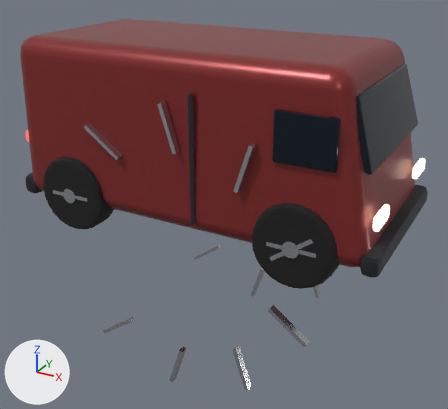
An edit to the glTF model SeatAtTheTable/public/assets/world/vehicles/van.glb, drawn before and after from the same camera.
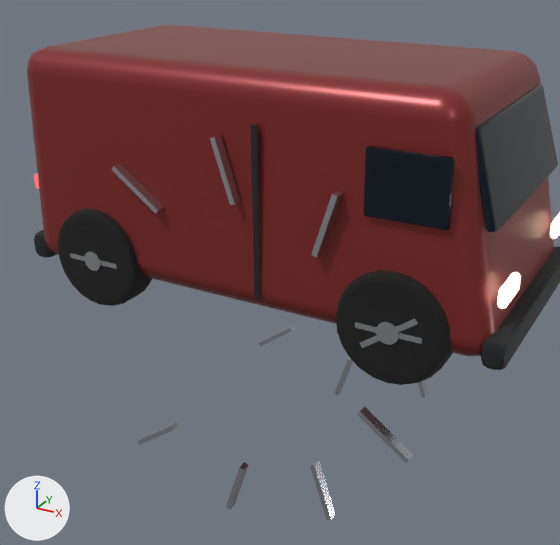
The first picture shows the older version from a 50 mm lens placed at (26.9, -48.4, 25.8), pointed at (0.2, 0.0, 1.6). The close-ups show the older and then the newer version on the part from 0% to 94% of the width and 0% to 100% of the height of that picture. Only the edits that show in the close-ups are written down. The axes (+X, +Y, +Z) are drawn at lower left. The lights are the same throughout. Where no turn or scale is listed for an object, it has been applied to the vertices. Vertices at exactly the same position are counted once.

Before the edit, the objects in view are built like this:
```python
me_body = bpy.data.meshes.new('body')
me_body.from_pydata(...)  # 96 vertices, 188 faces; spans x -16.8..16.8, y -8.5..8.5, z -7.5..7.5
me_body.materials.append(mat_paint)  # red #8a2f2f
me_cylinder_001 = bpy.data.meshes.new('Cylinder.001')
me_cylinder_001.from_pydata(...)  # 68 vertices, 112 faces; spans x -10.8..10.8, y -0.4..0.4, z -9.0..9.0
me_cylinder_001.materials.append(mat_chrome)  # light grey #c7cad1
me_cylinder_005 = bpy.data.meshes.new('Cylinder.005')
me_cylinder_005.from_pydata(...)  # 68 vertices, 112 faces; spans x -12.9..12.9, y -0.4..0.4, z -5.7..5.7
me_cylinder_005.materials.append(mat_chrome)  # light grey #c7cad1
ob_part_paint = bpy.data.objects.new('part-paint', me_body)
ob_part_paint.location = (-0.15, 0.0, 9.9)
ob_wheel__11__1_hub = bpy.data.objects.new('wheel-+11--1-hub', me_cylinder_001)
ob_wheel__11__1_hub.location = (2.25, -8.66, -4.64)
ob_wheel__11__1_hub_1 = bpy.data.objects.new('wheel--11--1-hub', me_cylinder_005)
ob_wheel__11__1_hub_1.location = (-0.14, -8.66, 7.89)
# also in view: 'wheel-+11--1-tyre' at (11.0, -7.6, 3.6); 'part-glass' at (12.6, 0.0, 12.8); 'part-trim' at (0.0, 0.0, 8.4); 'wheel--11--1-tyre' at (-11.0, -7.6, 3.6)
```
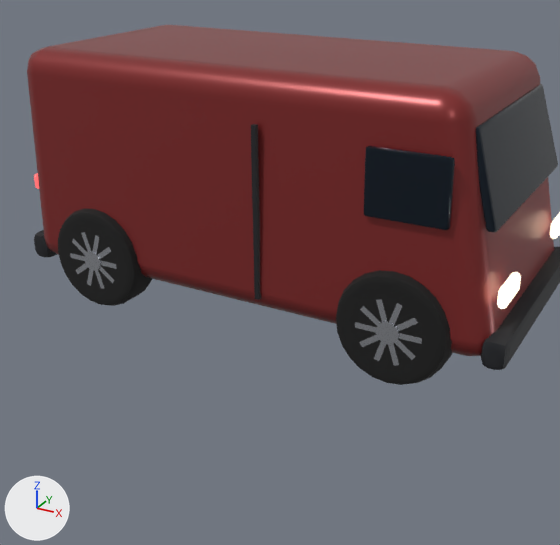
Where the newer file only moved an object's origin or applied its transform, the numbers keep the older frame.

Boxes [x1, y1, x2, y2] around the edits, measured in the close-ups (560 x 545 px; the box of a moved part takes in the faces that stretch with it):
'wheel-+11--1-hub', reshaped (76% narrower, 66% shorter): before [137, 322, 422, 520]; after [355, 299, 422, 366]
'wheel--11--1-hub', reshaped: before [70, 135, 418, 348]; after [70, 232, 117, 289]
part 1 of me_cylinder_001, moved or reshaped: before [357, 406, 413, 463]; after [360, 306, 416, 360]
part 2 of me_cylinder_001, moved or reshaped: before [310, 460, 336, 520]; after [376, 299, 399, 366]
part 3 of me_cylinder_001, moved or reshaped: before [226, 462, 248, 509]; after [374, 303, 402, 361]
part 4 of me_cylinder_001, moved or reshaped: before [137, 421, 179, 445]; after [359, 318, 418, 347]
part 5 of me_cylinder_005, moved or reshaped: before [112, 163, 164, 214]; after [72, 239, 114, 283]
part 6 of me_cylinder_005, moved or reshaped: before [210, 135, 241, 205]; after [81, 232, 104, 289]
part 7 of me_cylinder_005, moved or reshaped: before [311, 190, 343, 258]; after [87, 235, 99, 286]
part 8 of me_cylinder_005, moved or reshaped: before [360, 319, 418, 348]; after [75, 247, 111, 274]

The change, as a list of edits to the scene's bpy script:
```text
Change me_cylinder_001:
    used by ob_wheel__11__1_hub; location = (2.25, -8.66, -4.64)
    remove me_cylinder_001.from_pydata(...)  # 68 vertices, 112 faces; spans x -10.8..10.8, y -0.4..0.4, z -9.0..9.0
    add me_cylinder_001.from_pydata(...)  # 68 vertices, 112 faces; spans x 6.7..10.8, y -0.4..0.4, z 6.2..10.3
    me_cylinder_001 part 1: the loose piece of 8 vertices spanning x 7.0..10.5, y -0.3..0.3, z -0.3..2.4 is moved by (0.0, 0.0, 7.2)
    me_cylinder_001 part 2: the loose piece of 8 vertices spanning x 3.8..5.4, y -0.3..0.3, z -6.7..-2.7 is moved by (4.2, 0.0, 12.9)
    me_cylinder_001 part 3: the loose piece of 8 vertices spanning x -3.0..-1.4, y -0.3..0.3, z -9.0..-4.9 is moved by (11.0, 0.0, 15.2)
    me_cylinder_001 part 4: the loose piece of 8 vertices spanning x -10.8..-7.3, y -0.3..0.3, z -6.1..-3.4 is moved by (17.8, 0.0, 13.0)
Change me_cylinder_005:
    used by ob_wheel__11__1_hub_1; location = (-0.14, -8.66, 7.89)
    remove me_cylinder_005.from_pydata(...)  # 68 vertices, 112 faces; spans x -12.9..12.9, y -0.4..0.4, z -5.7..5.7
    add me_cylinder_005.from_pydata(...)  # 68 vertices, 112 faces; spans x -12.9..-8.8, y -0.4..0.4, z -6.3..-2.3
    me_cylinder_005 part 5: the loose piece of 8 vertices spanning x -8.4..-4.9, y -0.3..0.3, z 0.1..2.8 is moved by (-4.2, 0.0, -5.8)
    me_cylinder_005 part 6: the loose piece of 8 vertices spanning x -0.6..1.0, y -0.3..0.3, z 1.7..5.7 is moved by (-11.0, 0.0, -8.0)
    me_cylinder_005 part 7: the loose piece of 8 vertices spanning x 6.2..7.8, y -0.3..0.3, z -0.6..3.5 is moved by (-17.8, 0.0, -5.7)
    me_cylinder_005 part 8: the loose piece of 8 vertices spanning x 9.4..12.9, y -0.3..0.3, z -5.7..-3.0 is moved by (-22.0, 0.0, 0.0)
```
